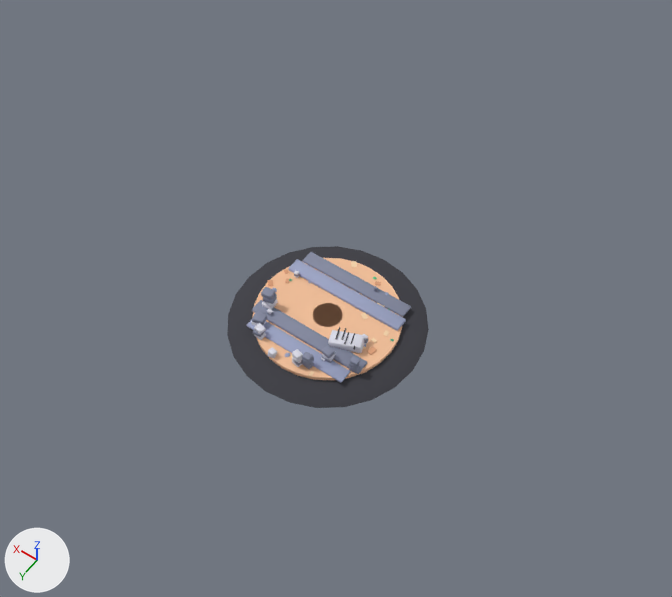
A saved change to the glTF model game/assets/3d/env/stone_warden.glb.
Both versions are drawn from a camera (50 mm lens) standing at (-26.6, 36.1, 59.4) and looking at (-2.1, 1.8, 5.6). Lighting does not change. The marker at lower left points along +X, +Y and +Z. The first picture is the older version. Vertices at exactly the same position are counted once.

Before the edit, the objects in view are built like this:
```python
me_cone = bpy.data.meshes.new('Cone')
me_cone.from_pydata(...)  # 2057 vertices, 3690 faces; spans x -8.1..8.1, y -8.1..8.1, z -0.9..1.8
me_cone.materials.append(mat_colormap)  # picture img_colormap
ob_stonewardenground = bpy.data.objects.new('StoneWardenGround', me_cone)
ob_stonewardenground.location = (0.0, 0.0, 0.0)
```
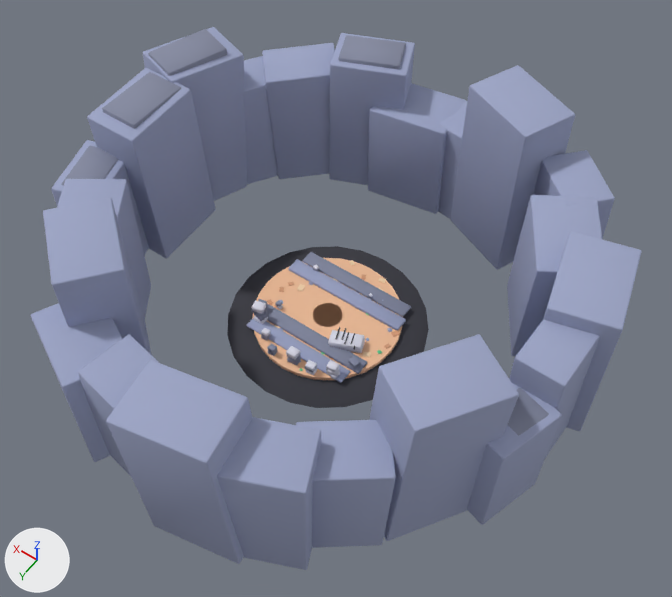
Diff of the bpy script that builds the scene:
```diff
--- a/game/assets/3d/env/stone_warden.glb.py
+++ b/game/assets/3d/env/stone_warden.glb.py
@@ me_cone @@
 # used by ob_stonewardenground; location = (0.0, 0.0, 0.0)
-me_cone.from_pydata(...)  # 2057 vertices, 3690 faces; spans x -8.1..8.1, y -8.1..8.1, z -0.9..1.8
+me_cone.from_pydata(...)  # 3721 vertices, 6858 faces; spans x -21.2..20.8, y -19.0..21.5, z -0.9..14.6
+# me_cone part 1: the loose piece of 24 vertices spanning x 3.9..4.9, y 1.5..2.4, z 1.4..1.8 is scaled about its middle by 0.778, then moved by (0.2, 0.7, -0.7)
+# me_cone part 2: the loose piece of 24 vertices spanning x 3.8..4.7, y 1.5..2.4, z 0.5..0.9 is moved by (-0.2, 1.5, 0.0)
+# me_cone part 3: the loose piece of 24 vertices spanning x 3.5..4.0, y 2.5..2.9, z 0.4..0.6 is scaled about its middle by (2.38, 2.33, 2.38), then moved by (0.4, 0.8, 0.7)
+# me_cone part 4: the loose piece of 24 vertices spanning x 3.3..4.4, y 3.3..4.3, z 0.5..0.9 is moved by (0.3, -0.3, 0.9)
+# me_cone part 5: the loose piece of 24 vertices spanning x 2.8..3.6, y 4.5..5.1, z 0.4..0.7 is moved by (-0.5, -0.2, -0.4)
+# me_cone part 6: the loose piece of 24 vertices spanning x 2.7..3.5, y 4.4..5.1, z 0.0..0.4 is moved by (-0.5, -0.1, 0.2)
+# me_cone part 7: the loose piece of 24 vertices spanning x 0.8..1.5, y 5.3..5.9, z 0.3..0.6 is moved by (1.4, -1.0, 0.3)
+# me_cone part 8: the loose piece of 24 vertices spanning x -1.3..-0.5, y 4.8..5.5, z 0.7..1.0 is moved by (2.3, 0.3, -0.7)
+# me_cone part 9: the loose piece of 24 vertices spanning x -1.3..-0.5, y 4.8..5.5, z 0.3..0.7 is moved by (2.2, 0.4, 0.2)
+# me_cone part 10: the loose piece of 24 vertices spanning x -2.0..-1.2, y 4.5..5.2, z 0.3..0.7 is scaled about its middle by (1.29, 1.28, 1.29), then moved by (1.1, 0.2, -0.3)
+# me_cone part 11: the loose piece of 24 vertices spanning x -1.2..-0.4, y 4.7..5.4, z 0.0..0.3 is moved by (0.4, 0.0, 0.5)
+# me_cone part 12: the loose piece of 24 vertices spanning x -1.9..-1.3, y 4.5..5.1, z 1.0..1.3 is scaled about its middle by 1.29, then moved by (1.2, 0.3, -0.1)
+# me_cone part 13: the loose piece of 24 vertices spanning x -2.1..-1.3, y 4.5..5.2, z 0.7..1.0 is moved by (-0.4, 0.3, -0.6)
+# me_cone part 14: the loose piece of 24 vertices spanning x -3.0..-2.1, y 3.0..3.8, z 0.4..0.8 is moved by (0.5, 1.7, -0.1)
+# me_cone part 15: the loose piece of 24 vertices spanning x -3.0..-2.1, y 3.0..3.8, z 0.0..0.4 is moved by (0.4, 1.7, 0.7)
+# me_cone part 16: 58 loose pieces with 994 vertices, spanning x -5.7..6.1, y -5.9..5.4, z -0.3..1.4, are deleted
+# me_cone part 17: 1760 vertices added at x -21.2..20.8, y -19.0..21.5, z -0.4..14.6
+# me_cone part 18: 9 vertices moved within x -2.0..4.8, y -3.4..5.3, z -0.2..0.3; 272 vertices removed from x -5.1..4.9, y -4.6..5.9, z -0.3..0.5; 1170 vertices added at x -5.8..5.2, y -5.8..5.7, z -0.3..1.2
+# other edits to the shape of me_cone do not show in these pictures
 me_cone.materials.append(mat_colormap)
```

Location of each change, (x1, y1, x2, y2) in pixels of the pictures (672 x 597 px; the box of a moved part takes in the faces that stretch with it):
'StoneWardenGround', reshaped (201% wider, 234% taller): before (227, 246, 429, 408); after (31, 27, 642, 570)
part 1 of me_cone, moved or reshaped: before (261, 287, 275, 300); after (258, 299, 267, 305)
part 2 of me_cone, moved or reshaped: before (263, 299, 278, 308); after (254, 312, 268, 321)
part 3 of me_cone, moved or reshaped: before (267, 308, 273, 314); after (252, 308, 267, 317)
part 4 of me_cone, moved or reshaped: before (252, 312, 267, 325); after (252, 300, 266, 314)
part 5 of me_cone, moved or reshaped: before (253, 330, 264, 337); after (261, 335, 269, 341)
part 6 of me_cone, moved or reshaped: before (254, 332, 266, 340); after (262, 333, 271, 339)
part 7 of me_cone, moved or reshaped: before (268, 347, 277, 357); after (261, 328, 271, 336)
part 8 of me_cone, moved or reshaped: before (292, 357, 302, 363); after (268, 351, 277, 356)
part 9 of me_cone, moved or reshaped: before (294, 359, 304, 366); after (267, 343, 277, 353)
part 10 of me_cone, moved or reshaped: before (302, 362, 311, 367); after (287, 356, 301, 365)
part 11 of me_cone, moved or reshaped: before (292, 360, 302, 367); after (287, 355, 300, 363)
part 12 of me_cone, moved or reshaped: before (302, 352, 313, 362); after (286, 346, 300, 359)
part 13 of me_cone, moved or reshaped: before (303, 357, 314, 365); after (306, 367, 317, 375)
part 14 of me_cone, moved or reshaped: before (322, 354, 335, 361); after (305, 368, 316, 373)
part 15 of me_cone, moved or reshaped: before (322, 356, 335, 363); after (305, 360, 317, 371)
part 16 of me_cone, deleted: before (254, 261, 394, 373)
part 17 of me_cone, added (blue): after (31, 27, 642, 570)
part 18 of me_cone, built on: before (262, 277, 384, 376); after (254, 260, 400, 380)
